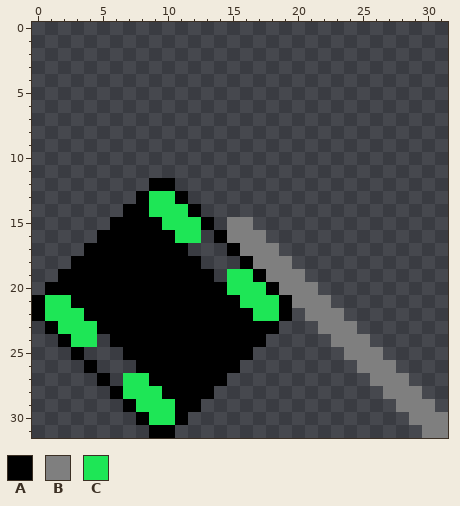
A pixel-art sprite gets an edit: images/robot-img/lance/lance-cursor-1.png. The first picture shows the starting point.
The file is 32x32 pixels.
Palette (. is transparent): A #000000  B #7f7f7f  C #1ee656
Pixels before, first column x 0:
12 .........AA.....................
13 ........ACCA....................
14 .......AACCCA...................
15 ......AAAACCCA.BB...............
16 .....AAAAAACC.ABBB..............
17 ....AAAAAAAA...ABBB.............
18 ...AAAAAAAAAA...ABBB............
19 ..AAAAAAAAAAAA.CCABBB...........
20 .AAAAAAAAAAAAAACCCABBB..........
21 ACCAAAAAAAAAAAAACCCABBB.........
22 ACCCAAAAAAAAAAAAACCA.BBB........
23 .ACCCAAAAAAAAAAAAAA...BBB.......
24 ..ACC.AAAAAAAAAAAA.....BBB......
25 ...A...AAAAAAAAAA.......BBB.....
26 ....A...AAAAAAAA.........BBB....
27 .....A.CCAAAAAA...........BBB...
28 ......ACCCAAAA.............BBB..
29 .......ACCCAA...............BBB.
30 ........ACCA.................BBB
31 .........AA...................BB
The result:
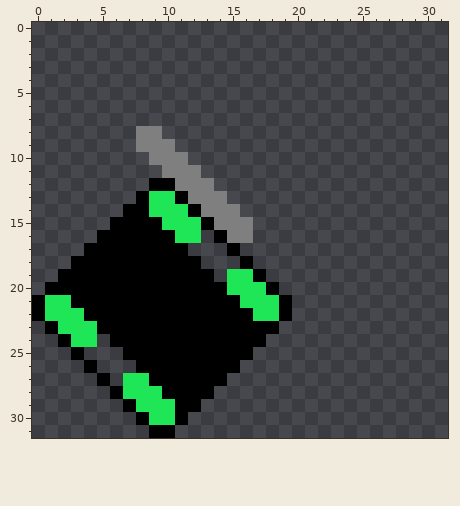
Commit message: added lance and rosie cursors
Change:
There is now colour B in row 8 at x 8 to 9; in row 9 at x 8 to 10; in row 10 at x 9 to 11; in row 11 at x 10 to 12; in row 12 at x 11 to 13; in row 13 at x 12 to 14.
There is now colour B in row 14 at x 13 to 15; in row 15 at x 14.
Colour B is removed in row 16 at x 17; in row 17 at x 16 to 18; in row 18 at x 17 to 19; in row 19 at x 18 to 20; in row 20 at x 19 to 21; in row 21 at x 20 to 22.
Colour B is removed in row 22 at x 21 to 23; in row 23 at x 22 to 24; in row 24 at x 23 to 25; in row 25 at x 24 to 26; in row 26 at x 25 to 27; in row 27 at x 26 to 28.
Colour B is removed in row 28 at x 27 to 29; in row 29 at x 28 to 30; in row 30 at x 29 to 31; in row 31 at x 30 to 31.
Changed places in both pictures, as pixel boxes (x1, y1, x2, y2):
changed: (136, 126, 448, 438)
